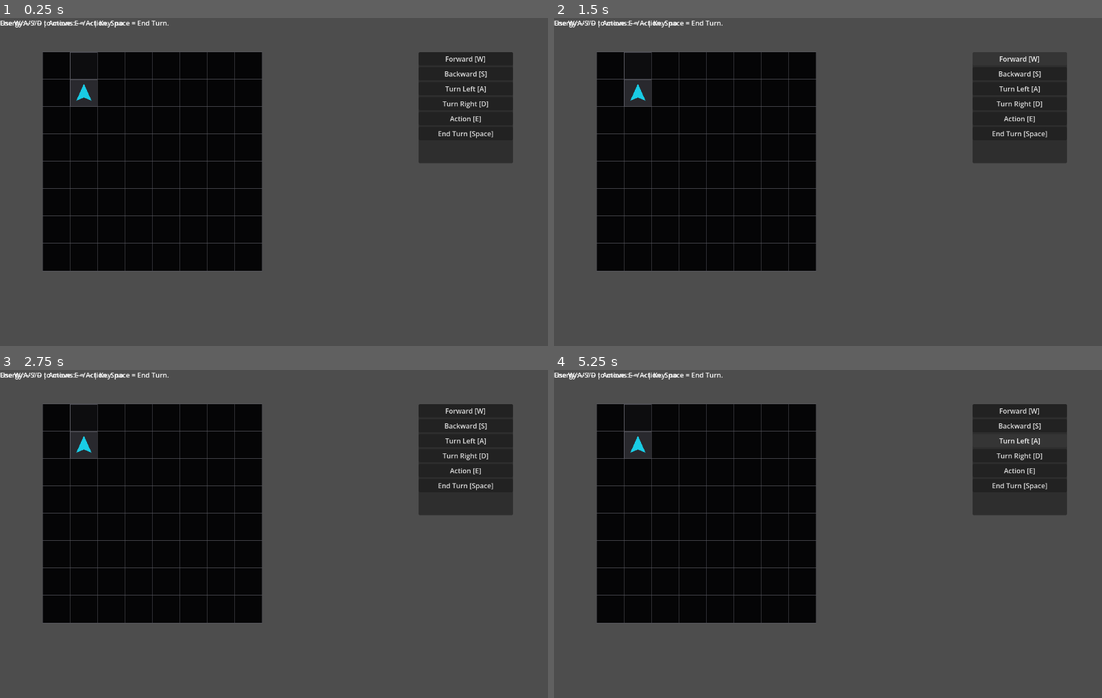
Above: before the commit, frames 1-4 (two rows, left to right).
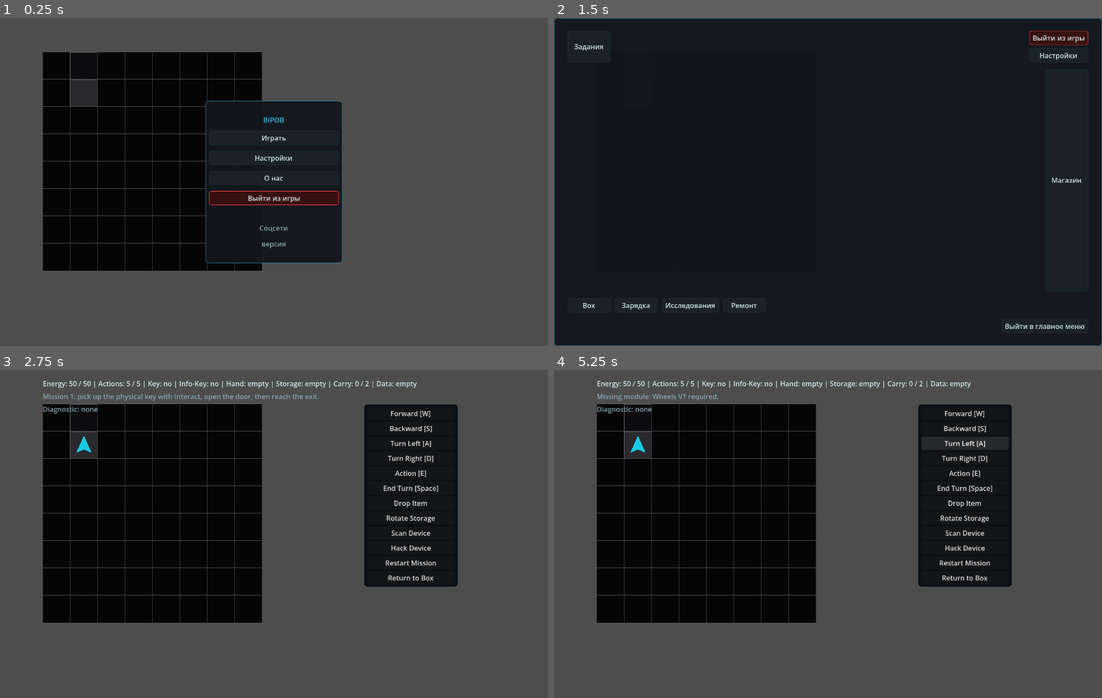
Above: after the commit, the same moments.

Repository: JUSTConnect/bibop
Game: Godot game, scene res://scenes/main.tscn
The game is run twice, just before and just after one commit, with the same random seed, the same clock (stepped at 60 frames per second) and the same inputs.
Inputs (mouse positions are in pixels of both pictures, inside the frame that each line leads up to):
- Up to frame 1 (0.25 s): no input
- Up to frame 2 (1.5 s): click (828, 139) at 0.5 s, where only the run after the commit has a clickable "Играть"; click (1019, 57) at 1.25 s, where only the run before the commit has a clickable "Forward [W]"
- Up to frame 3 (2.75 s): click (32, 399) at 2 s, where only the run after the commit has a clickable "Задания"
- Up to frame 4 (5.25 s): click (965, 563) at 2.75 s, where only the run after the commit has a clickable "Restart Mission"; click (965, 563) at 3.5 s, where only the run after the commit has a clickable "Restart Mission"; click (965, 563) at 4.25 s, where only the run after the commit has a clickable "Restart Mission"; click "Turn Left [A]" at 5 s

The runs differ from the first frame. In frame 1, 15% of the frame differs, in the area x 0-94%, y 0-75%; in frame 2, 71%, in the area x 0-100%, y 0-100%; in frame 3, 12%; in frame 4, 12%.
Error before the commit: Parse Error: Function "get_viewport_rect()" not found in base self. (res://scripts/ui/game_ui.gd:2233)

Commit message:
Update game_ui.gd

Diff:
--- a/scripts/ui/game_ui.gd
+++ b/scripts/ui/game_ui.gd
@@ -2228,10 +2228,17 @@
 		lines.append("... ")
 
 	return lines
+func _get_viewport_size() -> Vector2:
+	if get_viewport() == null:
+		return Vector2(1280, 768)
+
+	return get_viewport().get_visible_rect().size
 
 func _get_viewport_width() -> float:
-	return get_viewport_rect().size.x
-
+	return _get_viewport_size().x
+
+func _get_viewport_height() -> float:
+	return _get_viewport_size().y
 
 func _get_external_right_column_width() -> float:
 	var viewport_width: float = _get_viewport_width()
@@ -2248,7 +2255,7 @@
 
 
 func _get_external_bottom_bar_height() -> float:
-	var viewport_height: float = get_viewport_rect().size.y
+	var viewport_height: float = get_viewport().get_visible_rect().size.y
 	if viewport_height < 720.0:
 		return 42.0
 	return 48.0
